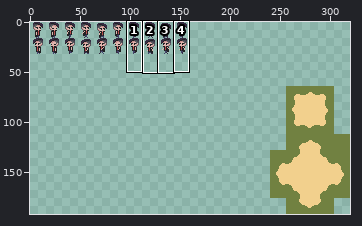
One commit to this sprite sheet: res/SpriteSheet.png. The picture above shows the old version from afar; the outline marks the close-up.
Close-up. As it was:
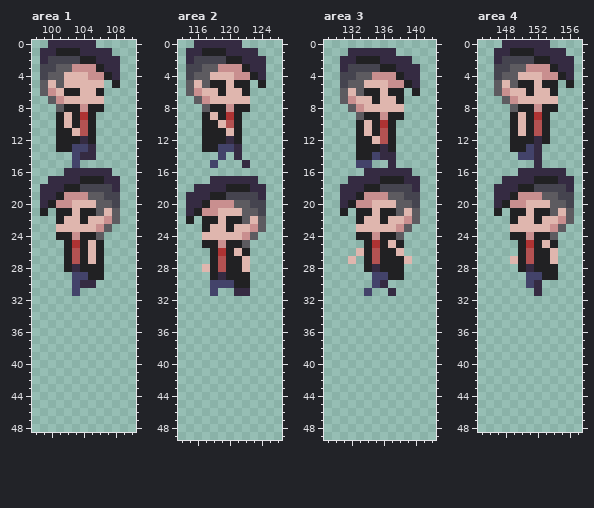
The file is 320x192 pixels. Shown: area 1: x 98..110, y 0..48; area 2: x 114..126, y 0..49; area 3: x 129..142, y 0..49; area 4: x 145..157, y 0..48. The commit also changed other parts of the picture, which this record leaves out.
And afterwards:
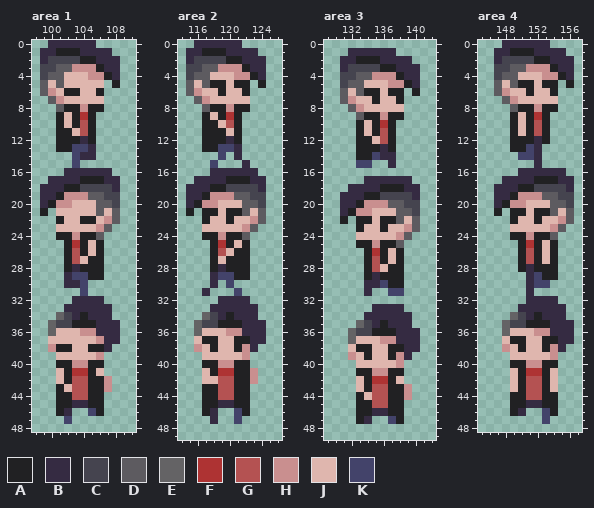
Palette (. is transparent): A #212123  B #352b42  C #45444f  D #5d5b60  E #646365  F #ae3333  G #b45252  H #c98f8f  J #dfb6ae  K #43436a
From old to new:
Changed rows in their new state; - is an unchanged pixel.
Area 1:
first column x 101:
21 JJ-JJ
22 ----A
first column x 100:
27 ----JA---
29 --B------
30 --BBK.---
31 ---.K----
32 ---BBBB--
33 --BBBBBB-
34 -ECBABBB-
35 ECCAAABBB
36 EJJJHHBBB
37 JJJJJJHBB
38 HAAJJAAB-
39 -JJJJJH--
40 -AAHHAA--
41 -JAFFAJ--
42 -JAGGAAH-
43 -AJGGAAH-
44 -AAGGAA--
45 -AABBAA--
46 -AB--KA--
47 --K------
Area 2:
first column x 115:
16 ---BBBBBB-
17 -BB--AAA-B
18 B--AACCCC-
19 --AHHHDD-C
20 -AH-JJJ-D-
21 A.AA-AA-JD
22 .--J--JJH-
23 --J--J-HD.
24 --AAHAAD.-
25 --.-F-JA--
26 ----GJA---
27 ----J--A--
28 --.-B--A--
29 ---BKK----
30 ---B.-..--
31 --B.--K.--
32 ----BBBB--
33 ---BBBBBB-
34 --ECBABBB-
35 -ECCAAABBB
36 -EJJJHHBBB
37 -JAAJJAABB
38 -HJAJJAHB-
39 --JJJJJH--
40 --AAHHAA--
41 --JAFFAAH-
42 --JJGGAAH-
43 --AAGGAA--
44 --AAGGAA--
45 --AABBAA--
46 --AB--KA--
47 ---B--K---
Area 3:
first column x 131:
16 ---......-
17 -..--BBB-.
18 .--BBAAAB-
19 --BAACCC-B
20 -BA-HHD-C-
21 BAHH-JJ-DC
22 A--A--ADJ-
23 --A--A-JHD
24 --JJJJJHD-
25 --A-H-AD--
26 --.-F-JA--
27 -.----J-.-
28 ----GJ----
29 ---ABA----
30 ---BBKAA--
31 ---B--KK--
33 ----BBBB--
34 ---BBBBBB-
35 --ECBABBB-
36 -ECCAAABBB
37 -EJJJHHBBB
38 -JAAJJAABB
39 -HJAJJAHB-
40 --JJJJJH--
41 --AAHHAA--
42 --JAFFAJ--
43 --JAGGAAH-
44 --AJGGAAH-
45 --AAGGAA--
46 --AABBAA--
47 --AB--KA--
Area 4:
first column x 148:
26 -----JA--
27 -.---JA--
29 ---B-----
30 ---BKK---
31 ---B.----
32 ---BBBB--
33 --BBBBBB-
34 -ECBABBB-
35 ECCAAABBB
36 EJJJHHBBB
37 JAAJJAABB
38 HJAJJAHB-
39 -JJJJJH--
40 -AAHHAA--
41 -JAFFAJ--
42 -JAGGAJ--
43 -JAGGAJ--
44 -AAGGAA--
45 -AABBAA--
46 -AB--KA--
47 -----K---
Changed places in both close-ups, as pixel boxes (x1, y1, x2, y2):
changed: (56, 208, 96, 224)
changed: (48, 256, 120, 424)
changed: (186, 168, 266, 424)
changed: (340, 168, 420, 424)
changed: (502, 248, 574, 424)
